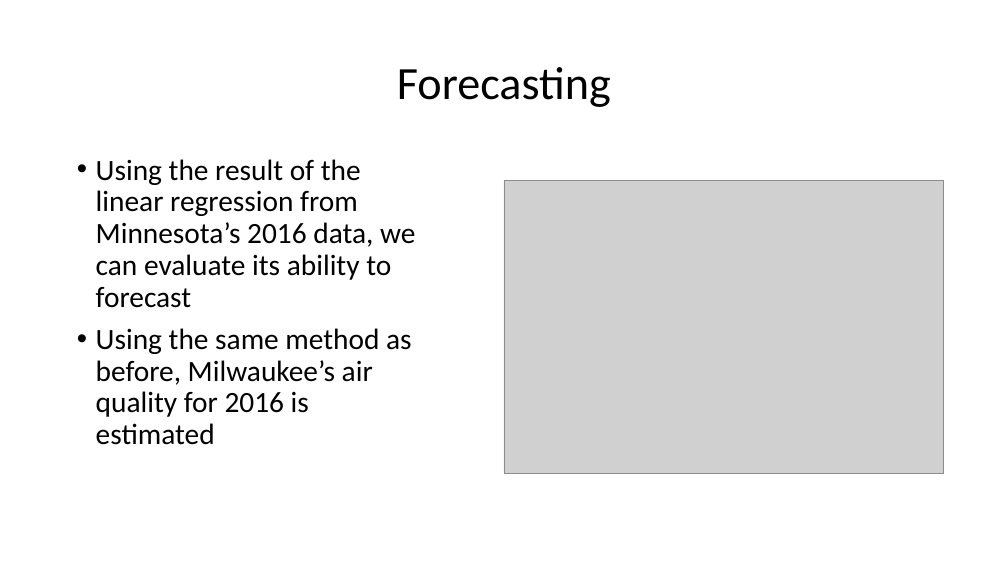
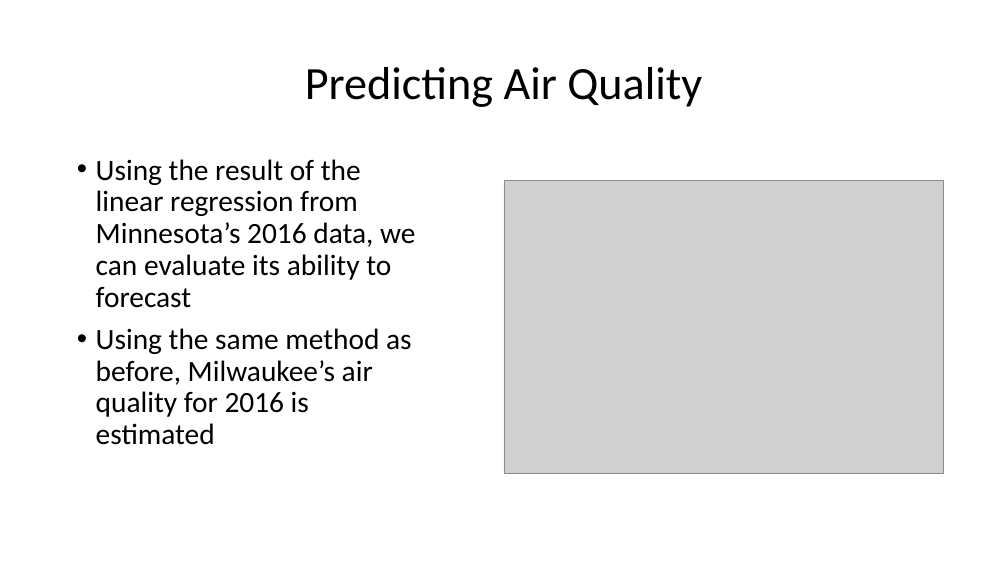
Before and after one commit to abbylemon/fake-news, a slide deck: slide 5 of Data_Project_Deck_1.pptx. Drawn at 1008x567 pixels with LibreOffice and Linux fonts; fonts in the diff are those of the drawing; grey boxes stand for pictures. Boxes give left, top, right and bottom in pixels: in the first picture for what was removed or moved away, otherwise in the second. Text is boxed around its words. In the diff, an @@ line names an element or a change of style, - is before the commit and + after.

Commit message:
Updated Slides

```diff
--- a/Data_Project_Deck_1.pptx
+++ b/Data_Project_Deck_1.pptx
@@ title at [305,67,702,107]: text changed @@
-Forecasting
+Predicting Air Quality
```
